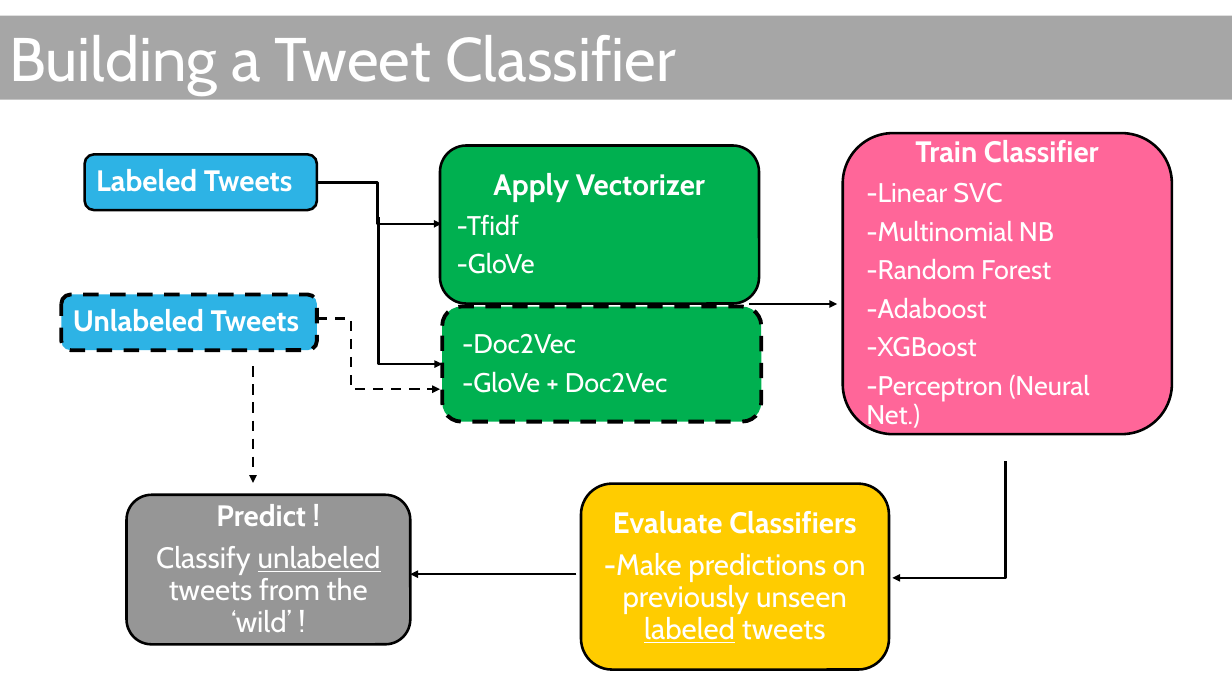
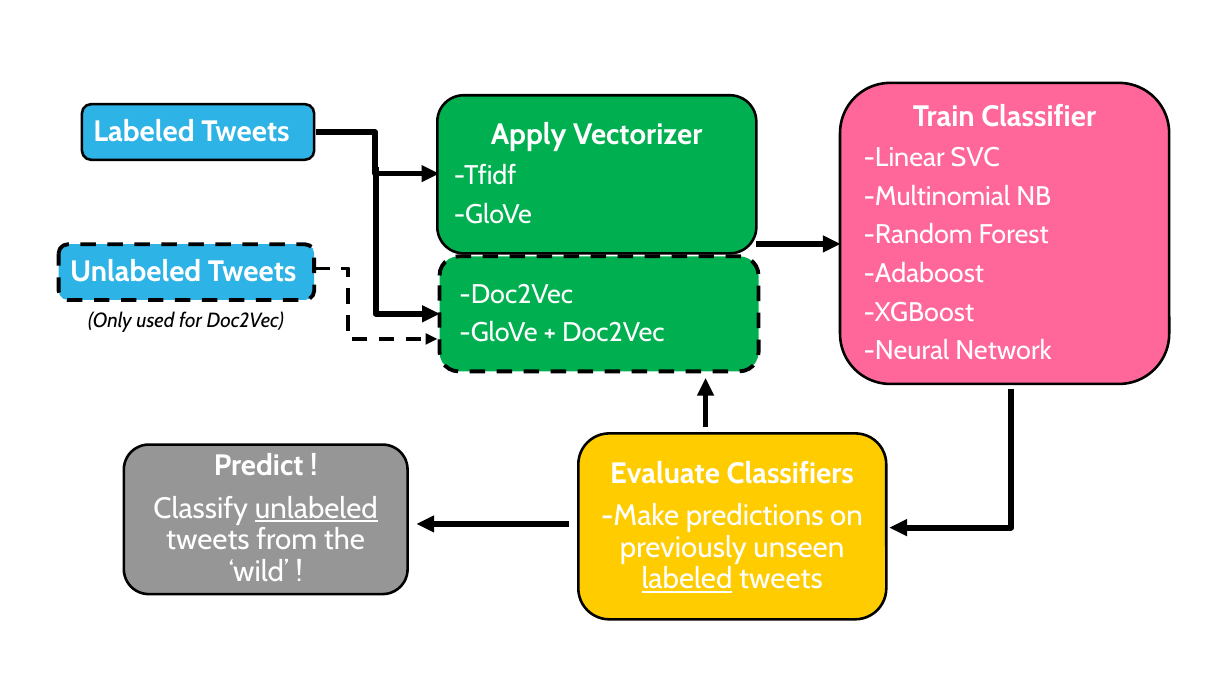
Before and after one commit to douglaspsteen/dsc-capstone-project-v2-online-ds-ft-100719, a slide deck: slide 11 of doug_steen_capstone_pres.pptx. Drawn at 1232x693 pixels with LibreOffice and Linux fonts; fonts in the diff are those of the drawing. Boxes give left, top, right and bottom in pixels: in the first picture for what was removed or moved away, otherwise in the second. Text is boxed around its words. In the diff, an @@ line names an element or a change of style, - is before the commit and + after.

```diff
--- a/doug_steen_capstone_pres.pptx
+++ b/doug_steen_capstone_pres.pptx
@@ rectangle removed at (0, 16, 1232, 100) @@
-Building a Tweet Classifier
@@ elbow arrow (316, 132) - (439, 174): stroke #000000 2 pt to #000000 4.5 pt @@
@@ elbow arrow (376, 167) - (440, 314): stroke #000000 2 pt to #000000 4.5 pt @@
@@ 7 texts, 6 rounded rectangles, 3 elbow arrows: place and size @@
-7 texts, 6 rounded rectangles, 3 elbow arrows at (61, 133, 1172, 644)
+7 texts, 6 rounded rectangles, 3 elbow arrows at (58, 83, 1169, 594)
@@ elbow arrow (314, 269) - (437, 339): stroke #000000 2 pt dashed to #000000 3 pt dashed @@
@@ arrow moved from (750, 304) - (837, 304) to (757, 244) - (840, 244) @@
@@ arrow (757, 244) - (840, 244): stroke #000000 2 pt to #000000 4.5 pt @@
@@ text added at (88, 311, 284, 332), 16 pt, text #000000, italic @@
+(Only used for Doc2Vec)
@@ text at (864, 339, 1051, 359): text changed @@
--Perceptron (Neural Net.)
+-Neural Network
@@ arrow removed from (253, 366) to (253, 483) @@
@@ arrow added from (706, 427) to (706, 378), #000000 4.5 pt @@
@@ elbow arrow moved from (1006, 461) - (893, 578) to (1011, 389) - (890, 528) @@
@@ elbow arrow (1011, 389) - (890, 528): stroke #000000 2 pt to #000000 4.5 pt @@
@@ rounded rectangle: place and size @@
-rounded rectangle at (581, 483, 889, 669)
+rounded rectangle at (579, 433, 886, 619)
@@ arrow moved from (577, 574) - (410, 574) to (569, 524) - (417, 524) @@
@@ arrow (569, 524) - (417, 524): stroke #000000 2 pt to #000000 4.5 pt @@
```
Also in this commit, not shown: 2 other files.
